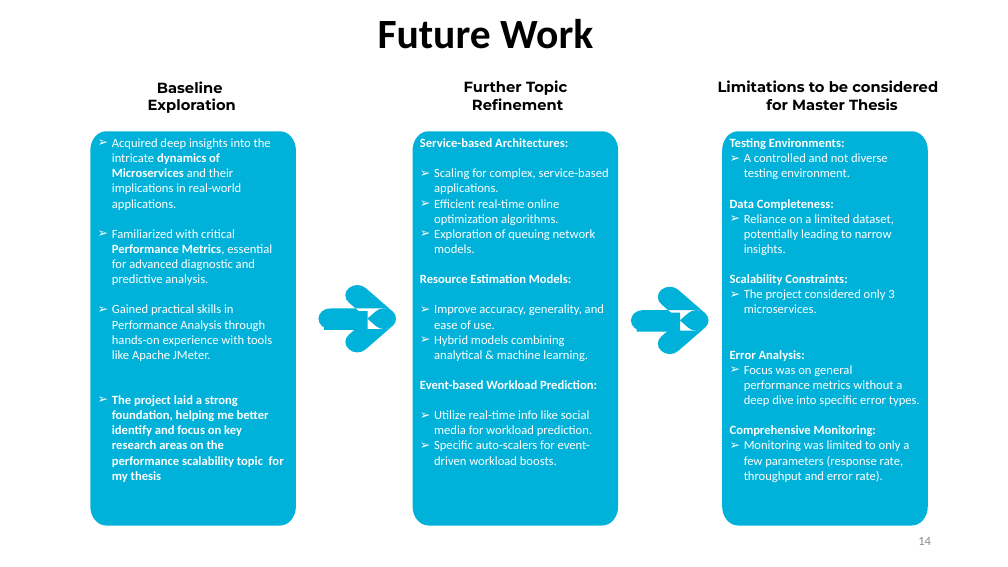
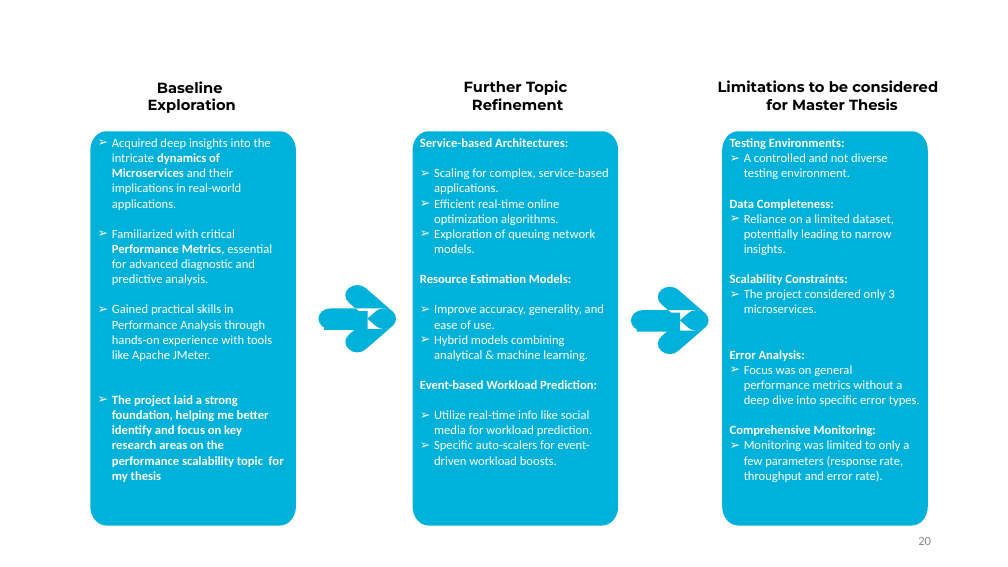
Before and after one commit to ADA-GWU/guidedresearchproject-tmehtiyev2019, a slide deck: slide 20 of presentations/Final Presentation-Tural Mehtiyev.pptx (slide 14 before the commit). Drawn at 1008x567 pixels with LibreOffice and Linux fonts; fonts in the diff are those of the drawing. Boxes give left, top, right and bottom in pixels: in the first picture for what was removed or moved away, otherwise in the second. Text is boxed around its words. In the diff, an @@ line names an element or a change of style, - is before the commit and + after.

```diff
--- a/presentations/Final Presentation-Tural Mehtiyev.pptx
+++ b/presentations/Final Presentation-Tural Mehtiyev.pptx
@@ text removed at [378,18,593,49] @@
-Future Work
@@ page number at [918,537,931,545]: text changed @@
-14
+20
```
Also in this commit, not shown: 8 other slides changed, 10 slides added, 5 slides removed, 50 other files.
